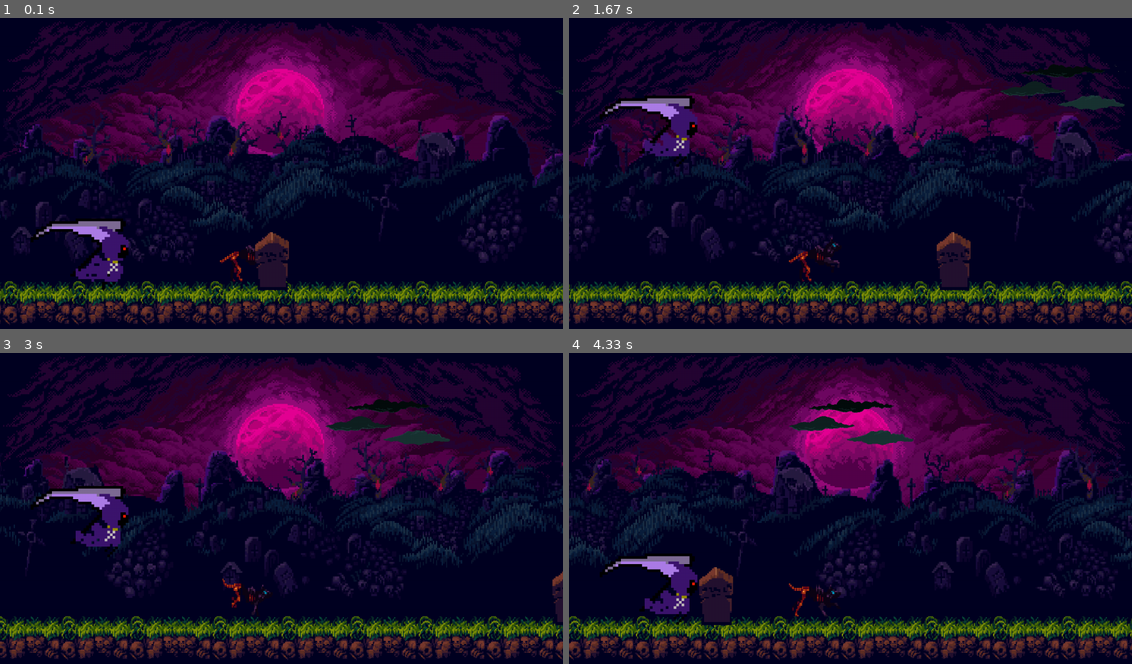
Above: before the commit, frames 1-4 (two rows, left to right).
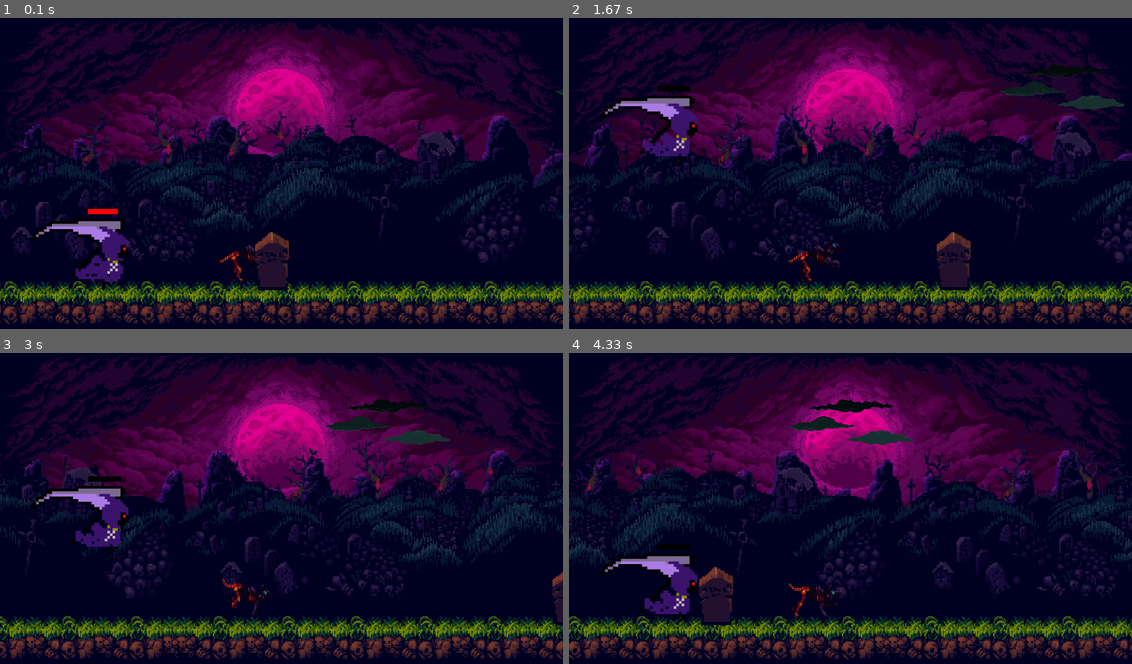
Above: after the commit, the same moments.

Repository: mmvbs/Cleanse-your-ghost
Game: pygame game, started from CYG.py
Same seed, same stepped clock (60 frames per second), same inputs: the game is played once before the commit and once after it.
Inputs:
- Up to frame 1 (0.1 s): no input
- Up to frame 2 (1.67 s): tap Space at 0.33, 1.07, 1.37 s; tap J at 0.67 s
- Up to frame 3 (3 s): tap J at 1.83 s; tap Space at 2.23, 2.53 s
- Up to frame 4 (4.33 s): tap Space at 3.3, 3.63, 3.93 s; tap J at 3.38 s

The runs differ from the first frame. In frame 1, 0.1% of the frame differs, in the area x 15-22%, y 61-64%; in frame 2, less than 0.1%; in frame 3, 0.1%; in frame 4, less than 0.1%.

Commit message:
Cooldown e pequenas mudancas

Diff:
--- a/classes/player.py
+++ b/classes/player.py
@@ -25,7 +25,7 @@
         self.gravity = 1
         self.tempo_pulo = self.tempopulo
 
-        self.tamanho_imagem = (384, 384)
+        self.tamanho_imagem = (384, 384) #Tamanho do Personagem
 
         self.correndo = [
             carregar_imagem(os.path.join('texturas', 'correr1.png'), self.tamanho_imagem),
@@ -36,13 +36,23 @@
         self.atacando = [
             carregar_imagem(os.path.join('texturas', 'ataque1.png'), self.tamanho_imagem),
             carregar_imagem(os.path.join('texturas', 'ataque2.png'), self.tamanho_imagem),
-            carregar_imagem(os.path.join('texturas', 'ataque3.png'), self.tamanho_imagem),
-            carregar_imagem(os.path.join('texturas', 'ataque4.png'), self.tamanho_imagem),
+            #carregar_imagem(os.path.join('texturas', 'ataque3.png'), self.tamanho_imagem),
+            #carregar_imagem(os.path.join('texturas', 'ataque4.png'), self.tamanho_imagem),
         ]
         self.step_index = 0
         self.ataque_index = 0
         self.image = self.atacando[0]
         self.image = self.correndo[0]
+
+        #Cooldown
+        self.cooldown_ataque = 750
+        self.ultimo_ataque = 0
+        # Tela de Cooldown
+        self.barra_cor = (255, 0, 0)
+        self.barra_fundo_cor = (0, 0, 0)
+        self.barra_altura = 12
+        self.barra_largura = self.tamanho_imagem[0]/5#Tamanho da barra de cooldown
+
 
     def load_images(self):
         base_path = os.path.abspath(os.path.join(os.path.dirname(__file__), '..', 'texturas'))
@@ -51,14 +61,14 @@
         player_down_path = os.path.join(base_path, "ocultiedown.png")
         self.player_down_image = carregar_imagem(player_down_path, self.tamanho_imagem)
 
-    def draw(self):
-        self.tela.blit(self.image, (self.x_player, self.y_player))
-
     def ataque(self):
+        tempo_atual = pygame.time.get_ticks()
+        if tempo_atual - self.ultimo_ataque >= self.cooldown_ataque:
             self.image = self.atacando[self.ataque_index]
             self.ataque_index += 1
             if self.ataque_index >= len(self.atacando):
                 self.ataque_index = 0
+            self.ultimo_ataque = tempo_atual
 
     def run(self):
         # Atualiza o frame da animação de corrida
@@ -66,15 +76,15 @@
         self.step_index = (self.step_index + 1) % (len(self.correndo) * 5)  # Mantém o índice dentro dos limites
 
         #Atualiza Fisica do Pulo
-        self.atualizar()
+        self.atualiza_pulo()
 
     def jump(self):
         #Faz o personagem pular
         if not self.pulando:
-            self.pulando =True
+            self.pulando = True
             self.tempo_pulo = self.tempopulo
 
-    def atualizar(self):
+    def atualiza_pulo(self):
         # Atualiza a física do pulo
         if self.pulando:
             self.y_player += self.velocidade_pulo
@@ -87,3 +97,22 @@
                 self.pulando = False
                 self.velocidade_pulo = self.AlturaPulo
                 self.tempo_pulo = self.tempopulo
+
+
+    def draw(self):
+        self.tela.blit(self.image, (self.x_player, self.y_player))#Desenha personagem
+
+        self.draw_cooldown_bar()#Desenha Cooldown
+
+    def draw_cooldown_bar(self):
+        tempo_atual = pygame.time.get_ticks()
+        tempo_restante = max(0, self.cooldown_ataque - (tempo_atual - self.ultimo_ataque))
+
+        # Calcula a largura da barra
+        barra_largura = ((tempo_restante / self.cooldown_ataque) * self.barra_largura)
+
+        # Desenha a barra de fundo
+        pygame.draw.rect(self.tela, self.barra_fundo_cor, (self.x_player*5, self.y_player - (-200), self.barra_largura, self.barra_altura))
+
+        # Desenha a barra de cooldown
+        pygame.draw.rect(self.tela, self.barra_cor, (self.x_player*5, self.y_player - (-200), barra_largura, self.barra_altura))
